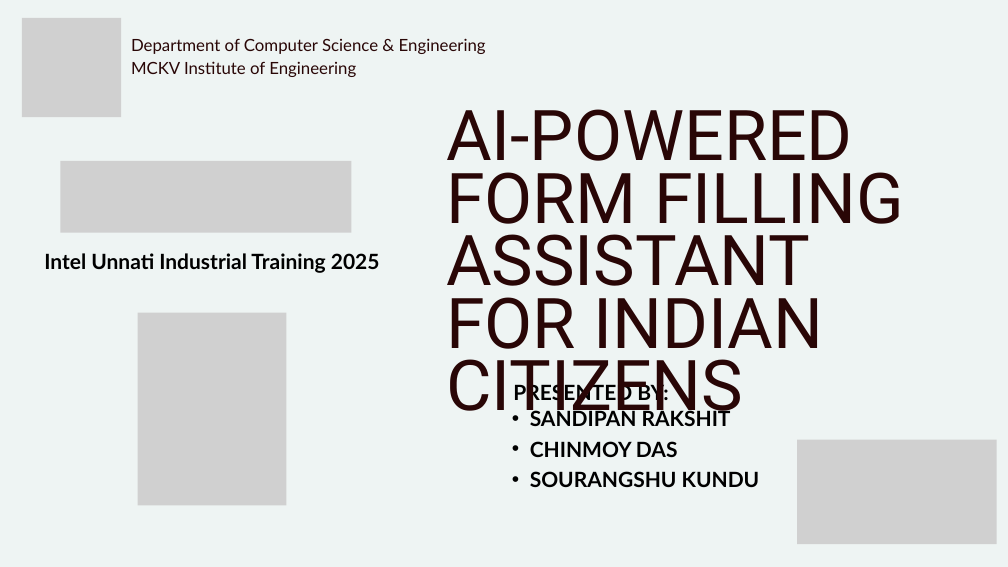
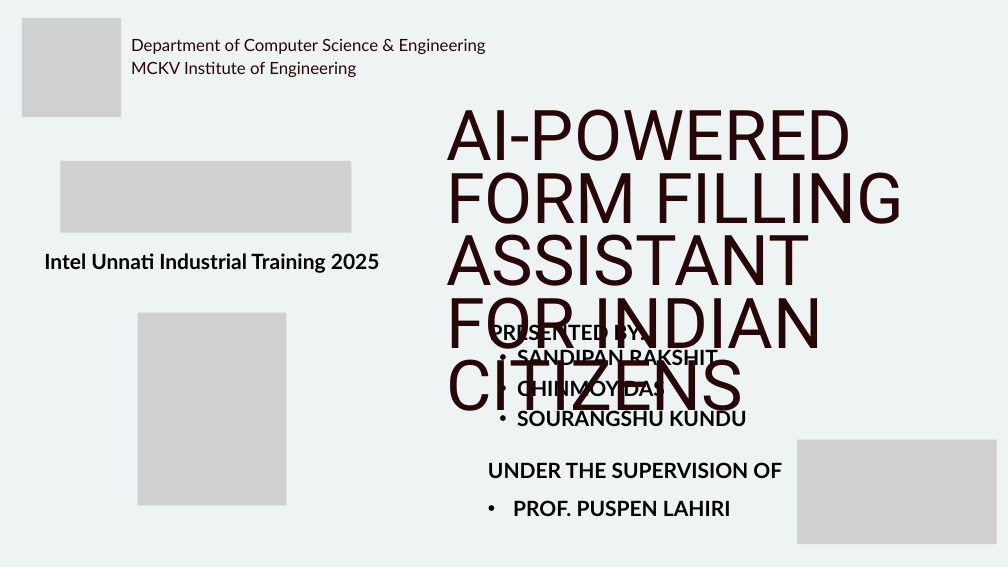
Before and after one commit to sandipanrakshit34/AI-Powered-Form-filling-Assistant-for-indian-citizens, a slide deck: slide 1 of Project_Presentation.pptx. Drawn at 1008x567 pixels with LibreOffice and Linux fonts; fonts in the diff are those of the drawing; grey boxes stand for pictures. Boxes give left, top, right and bottom in pixels: in the first picture for what was removed or moved away, otherwise in the second. Text is boxed around its words. In the diff, an @@ line names an element or a change of style, - is before the commit and + after.

```diff
--- a/Project_Presentation.pptx
+++ b/Project_Presentation.pptx
@@ text "PRESENTED BY:": place and size @@
-text "PRESENTED BY:" at box(513, 382, 668, 405)
+text "PRESENTED BY:" at box(490, 321, 645, 344)
@@ text "SANDIPAN RAKSHIT": place and size @@
-text "SANDIPAN RAKSHIT" at box(530, 408, 760, 487)
+text "SANDIPAN RAKSHIT" at box(517, 347, 747, 426)
@@ text added at box(488, 462, 782, 516), 30 pt, text #000000, bold @@
+UNDER THE SUPERVISION OF
+• PROF. PUSPEN LAHIRI
```
Also in this commit, not shown: 1 other file.
